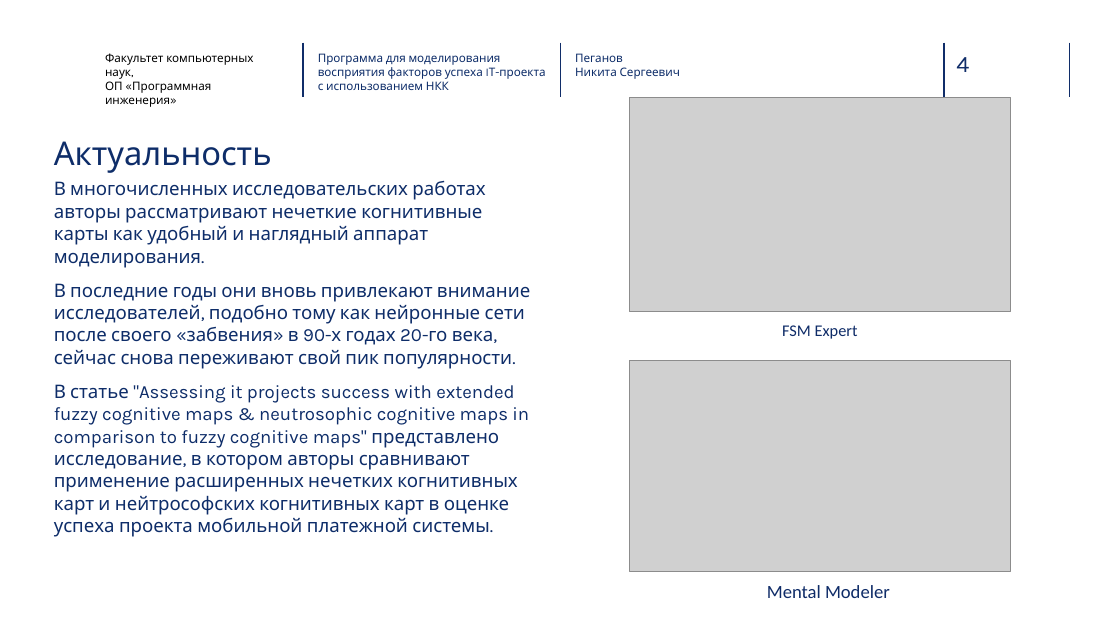
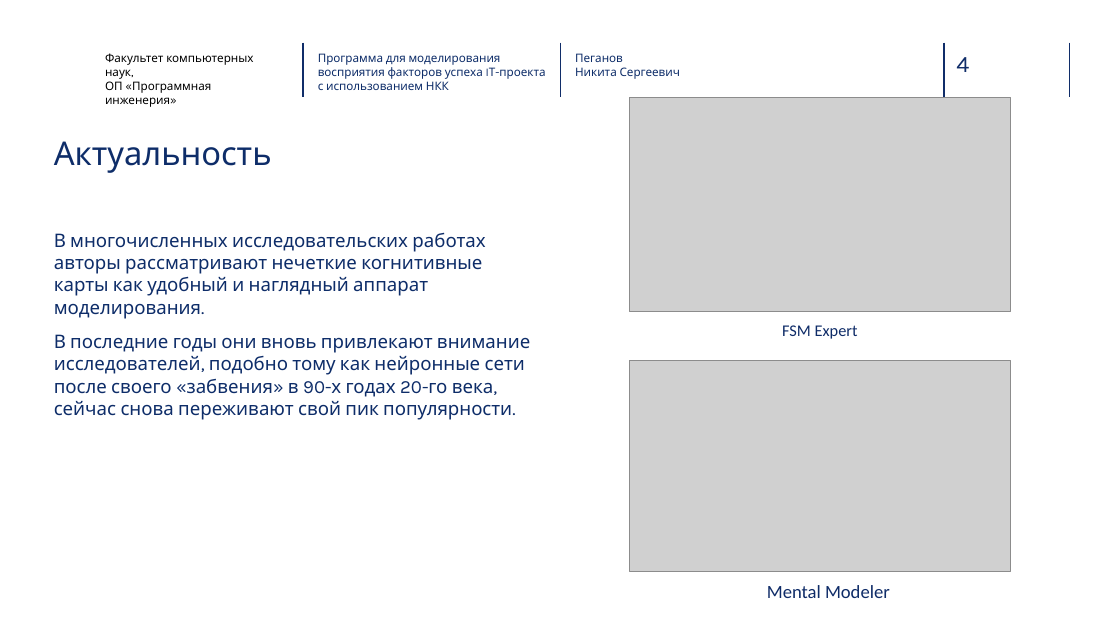
Before and after one commit to NikPeg/modeling_perception_success_factors, a slide deck: slide 4 of Презентация ВКР 2024.pptx. Drawn at 1120x630 pixels with LibreOffice and Linux fonts; fonts in the diff are those of the drawing; grey boxes stand for pictures; background and template pictures are left out. Boxes give left, top, right and bottom in pixels: in the first picture for what was removed or moved away, otherwise in the second. Text is boxed around its words. In the diff, an @@ line names an element or a change of style, - is before the commit and + after.

```diff
--- a/Презентация ВКР 2024.pptx
+++ b/Презентация ВКР 2024.pptx
@@ text "В многочисленных исследовательских работах авторы ...": place and size @@
-text "В многочисленных исследовательских работах авторы ..." at <box>54,180,530,537</box>
+text "В многочисленных исследовательских работах авторы ..." at <box>54,232,530,420</box>
@@ text at <box>54,384,529,537</box>: paragraph removed @@
-В статье "Assessing it projects success with extended fuzzy cognitive maps & neutrosophic cognitive maps in comparison to fuzzy cognitive maps" представлено исследование, в котором авторы сравнивают применение расширенных нечетких когнитивных карт и нейтрософских когнитивных карт в оценке успеха проекта мобильной платежной системы.
```
Also in this commit, not shown: 4 other slides changed.
